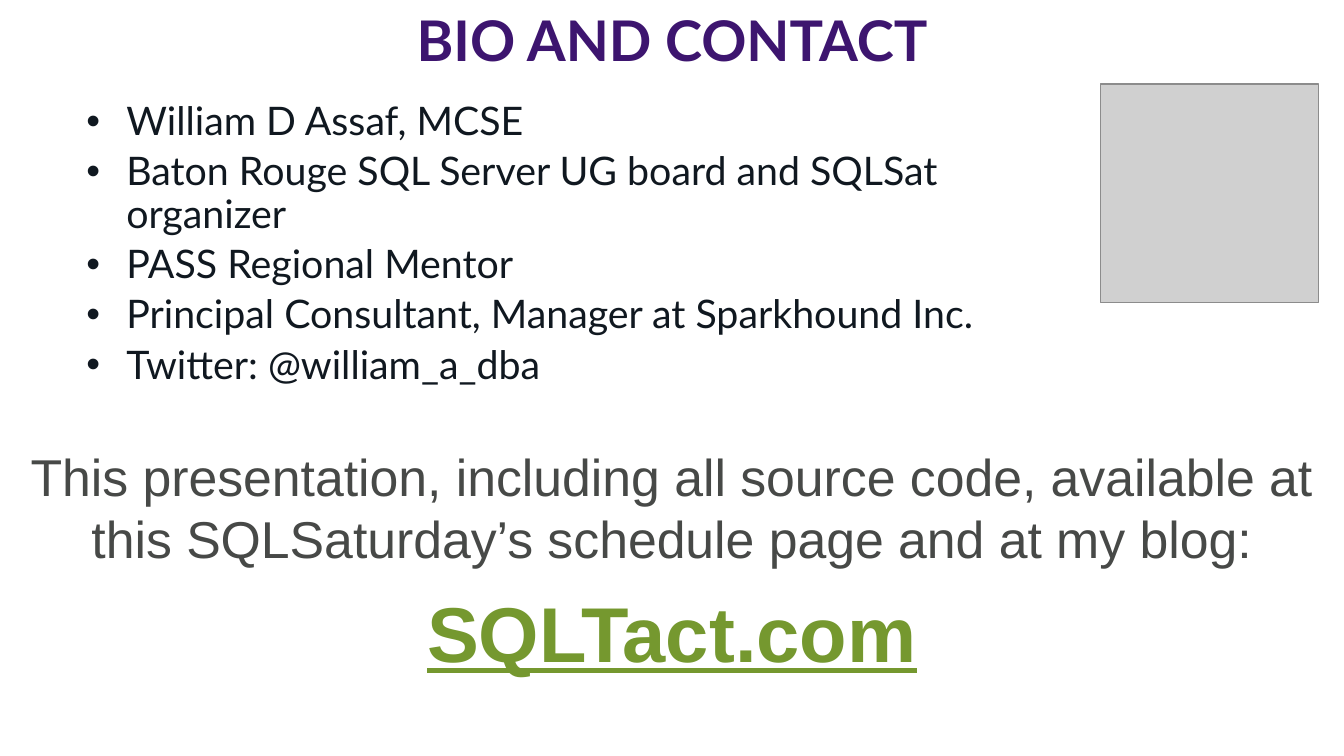
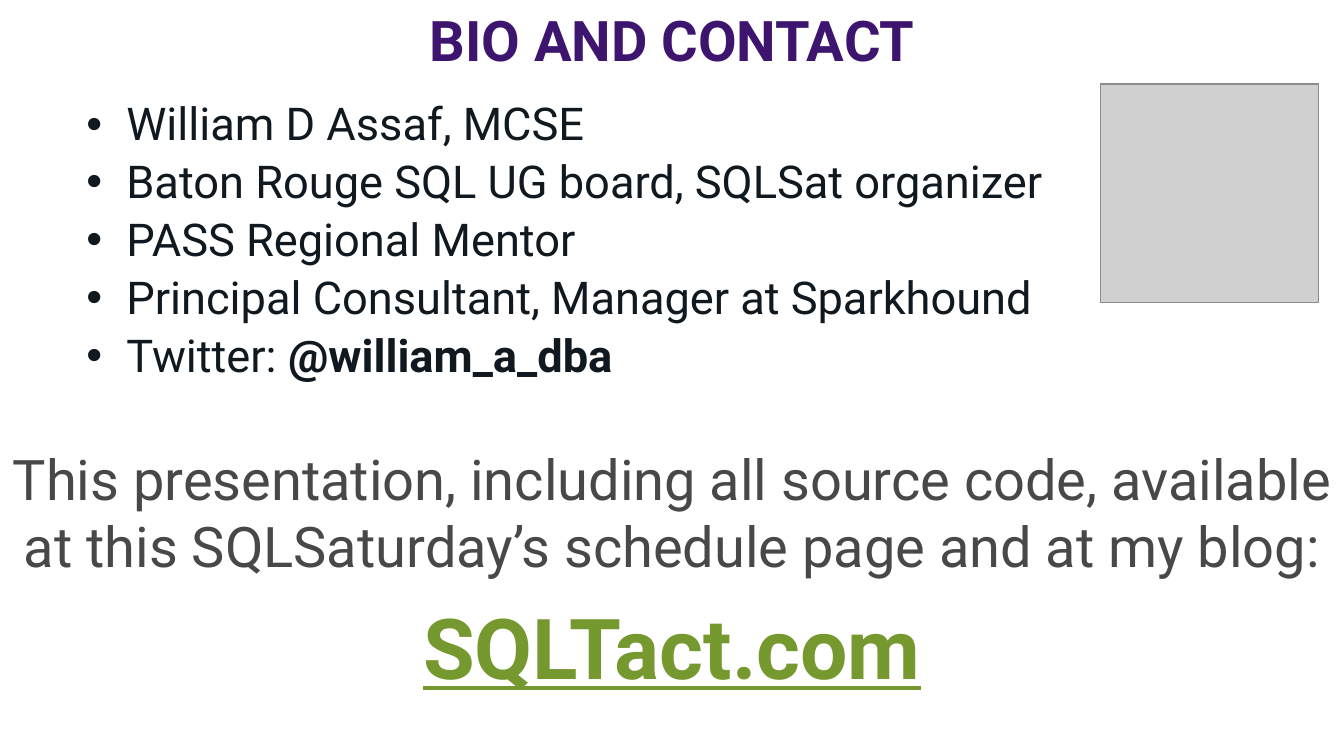
Before and after one commit to williamadba/Public-Presentations, a slide deck: slide 89 of GroupBy Conference 2019/DBA Best Practices with DMVs.pptx (slide 87 before the commit). Drawn at 1344x756 pixels with LibreOffice and Linux fonts; fonts in the diff are those of the drawing; grey boxes stand for pictures. Boxes give left, top, right and bottom in pixels: in the first picture for what was removed or moved away, otherwise in the second. Text is boxed around its words. In the diff, an @@ line names an element or a change of style, - is before the commit and + after.

```diff
--- a/GroupBy Conference 2019/DBA Best Practices with DMVs.pptx
+++ b/GroupBy Conference 2019/DBA Best Practices with DMVs.pptx
@@ text "BIO AND CONTACT" at [430,20,915,62]: font Lato to Roboto @@
@@ text at [126,105,612,382]: size 28.1 to 32.3 pt, font Lato to Roboto in "William D Assaf, MCSE", "PASS Regional Mentor", "Twitter: @william_a_dba"; bold on in "@william_a_dba" @@
@@ text at [126,164,1042,208]: text changed; size 28.1 to 32.3 pt; font Lato to Roboto @@
-• Baton Rouge SQL Server UG board and SQLSat organizer
+• Baton Rouge SQL UG board, SQLSat organizer
@@ text at [126,280,1032,324]: text changed; size 28.1 to 32.3 pt; font Lato to Roboto @@
-• Principal Consultant, Manager at Sparkhound Inc.
+• Principal Consultant, Manager at Sparkhound
@@ text "This presentation, including all source ..." at [13,458,1330,690]: size 37 to 40 pt in "This presentation, including all source code, available ..."; font Arial to Roboto; size 55.5 to 60 pt in "SQLTact.com" @@
```
Also in this commit, not shown: 2 slides added.
